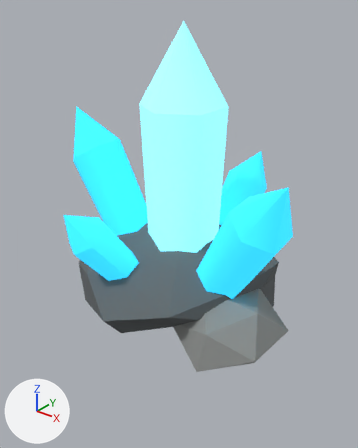
Renders of the glTF model assets/props/Rocks/CrystalStorm/CrystalStorm.glb from each side of a commit.
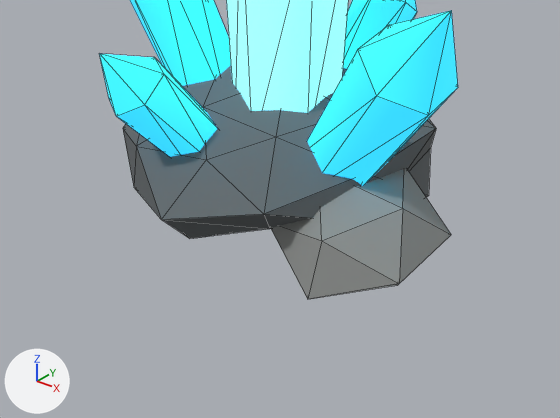
Old and new are each drawn whole from a camera (50 mm lens) standing at (4.24, -5.4, 4.53) and looking at (0.16, -0.3, 1.37) and again close up on the part from 0% to 100% of the width and 40% to 100% of the height. Arrows for +X, +Y and +Z are at lower left; the lights stay in place. The last two pictures show the newer version. The close-ups show mesh edges as thin lines. Where no turn or scale is listed for an object, it has been applied to the vertices. Vertices at exactly the same position are counted once.

The first close-up shows 'Body', 'Glow', 'GlowCore'.
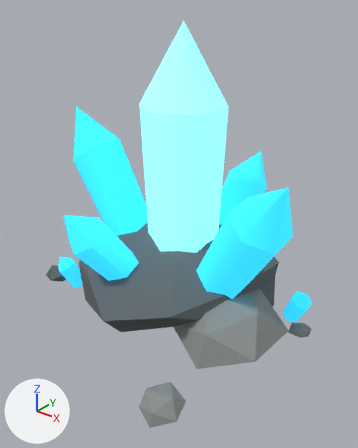
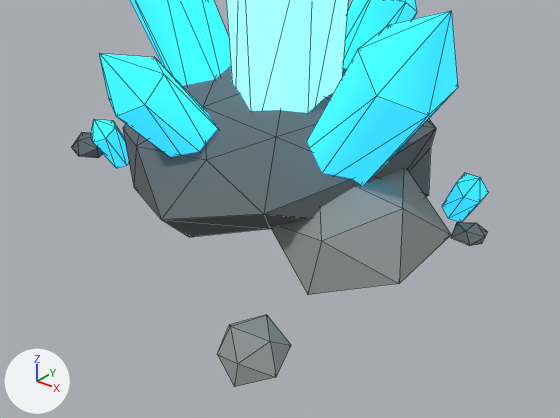
Pixel boxes (x1, y1, x2, y2) of what changed, in the close-ups (560 x 418 px):
'Body', reshaped (27% wider, 37% taller): before (123, 65, 451, 299); after (72, 65, 488, 387)
'Glow', reshaped: before (99, 0, 458, 186); after (91, 0, 489, 222)
part 1 of me_mesh_0, built on: before (162, 148, 432, 299); after (163, 148, 488, 387)
part 2 of me_mesh_0, added: after (72, 132, 103, 158)
part 3 of me_mesh_1, added (cyan): after (442, 173, 489, 222)
part 4 of me_mesh_1, added (cyan): after (91, 119, 129, 168)

Diff of the bpy script that builds the scene:
```diff
--- a/assets/props/Rocks/CrystalStorm/CrystalStorm.glb.py
+++ b/assets/props/Rocks/CrystalStorm/CrystalStorm.glb.py
@@ me_mesh_0 @@
 # used by ob_body; location = (0.0, 0.0, 0.0)
-me_mesh_0.from_pydata(...)  # 54 vertices, 100 faces; spans x -1.47..1.98, y -1.74..1.72, z -0.38..1.11
+me_mesh_0.from_pydata(...)  # 102 vertices, 180 faces; spans x -2.53..2.16, y -2.45..1.72, z 0.02..1.11
+# me_mesh_0 part 1
+# 13 vertices move from x -0.94..1.73, y -1.43..0.83, z -0.38..0.01 to x -0.94..1.73, y -1.43..0.83, z 0.02
+# 24 vertices are added at x 1.07..2.16, y -2.45..0.33, z 0.02..0.26
+# 40 new faces join them
+# me_mesh_0 part 2
+# 12 vertices are added at x -2.1..-1.7, y -1.24..-0.81, z 0.02..0.2
+# 20 new faces join them
+# other edits to the shape of me_mesh_0 do not show in these pictures
 me_mesh_0.materials.append(mat_body)
@@ me_mesh_1 @@
 # used by ob_glow; location = (0.0, 0.0, 0.0)
-me_mesh_1.from_pydata(...)  # 60 vertices, 120 faces; spans x -2.14..2.02, y -1.69..1.83, z 0.31..2.73
+me_mesh_1.from_pydata(...)  # 105 vertices, 210 faces; spans x -2.14..2.02, y -1.69..1.9, z -0.06..2.73
+# me_mesh_1 part 3: a new loose piece of 15 vertices spanning x 1.59..2.0, y 0.27..0.63, z -0.06..0.54, in mat_glow (cyan #2fc4f0, glowing cyan #2fc4f0)
+# me_mesh_1 part 4: a new loose piece of 15 vertices spanning x -1.75..-1.38, y -1.2..-0.77, z -0.06..0.54, in mat_glow (cyan #2fc4f0, glowing cyan #2fc4f0)
+# other edits to the shape of me_mesh_1 do not show in these pictures
 me_mesh_1.materials.append(mat_glow)
```
